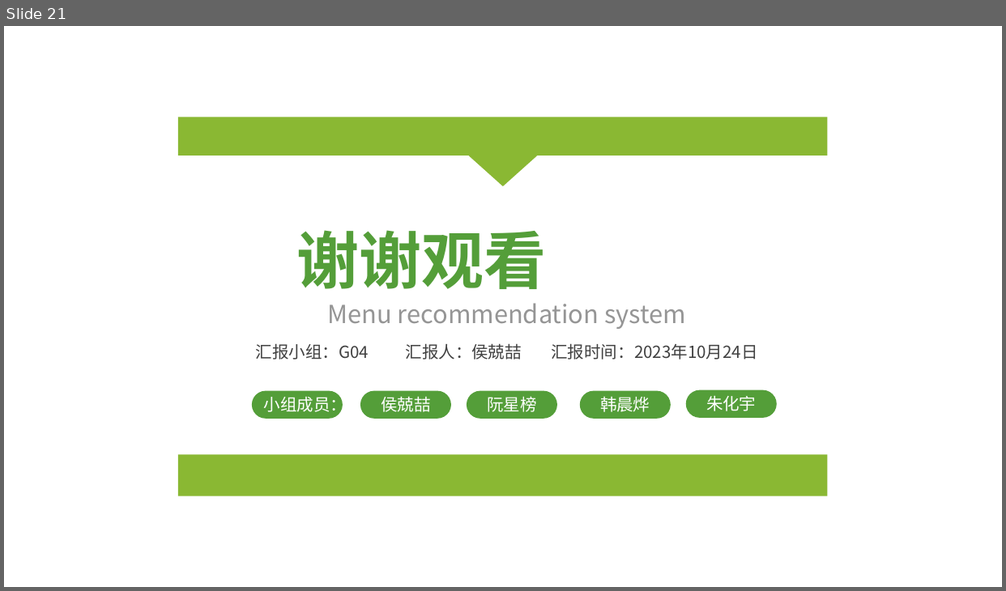
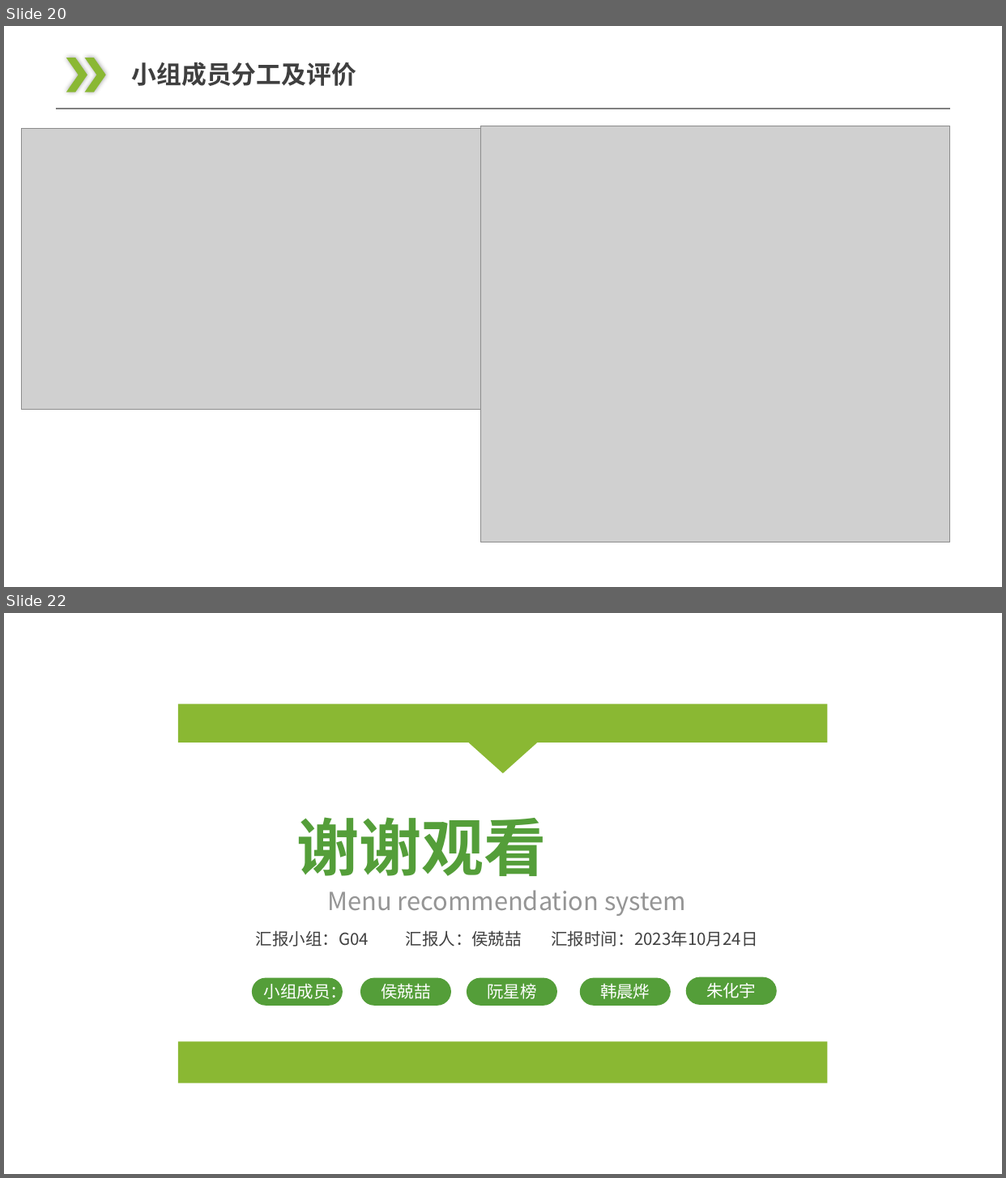
Before and after one commit to JakerHXR/Software-manage, a slide deck: doc/PPT/软件工程项目介绍PPT_2.2.pptx. Shown one above the other, each under a label of ours: slide 21 before the commit, slides 20 and 22 after it; the slides between them are not shown. The pictures are 1006x591 and 1006x1178 pixels, drawn with LibreOffice and Linux fonts; fonts in the diff are those of the drawing; grey boxes stand for pictures; background and template pictures are left out. Boxes give left, top, right and bottom in pixels: in the first picture for what was removed or moved away, otherwise in the second. Text is boxed around its words. In the diff, an @@ line names an element or a change of style, - is before the commit and + after.

```diff
--- a/doc/PPT/软件工程项目介绍PPT_2.2.pptx
+++ b/doc/PPT/软件工程项目介绍PPT_2.2.pptx
@@ slide 20 added at bbox=[4, 26, 1002, 587], background #FFFFFF @@
@@ group added at bbox=[57, 58, 950, 109]: 2 freeform shapes, 1 line, 1 text @@
+小组成员分工及评价
@@ picture added at bbox=[21, 129, 481, 410] @@
@@ rounded rectangle added at bbox=[143, 143, 217, 531], outline #FFFFFF 1 pt @@
@@ picture added at bbox=[481, 126, 950, 543] @@
@@ what was slide 21 is now slide 22 @@
```
Also in this commit, not shown: 1 slide changed.
